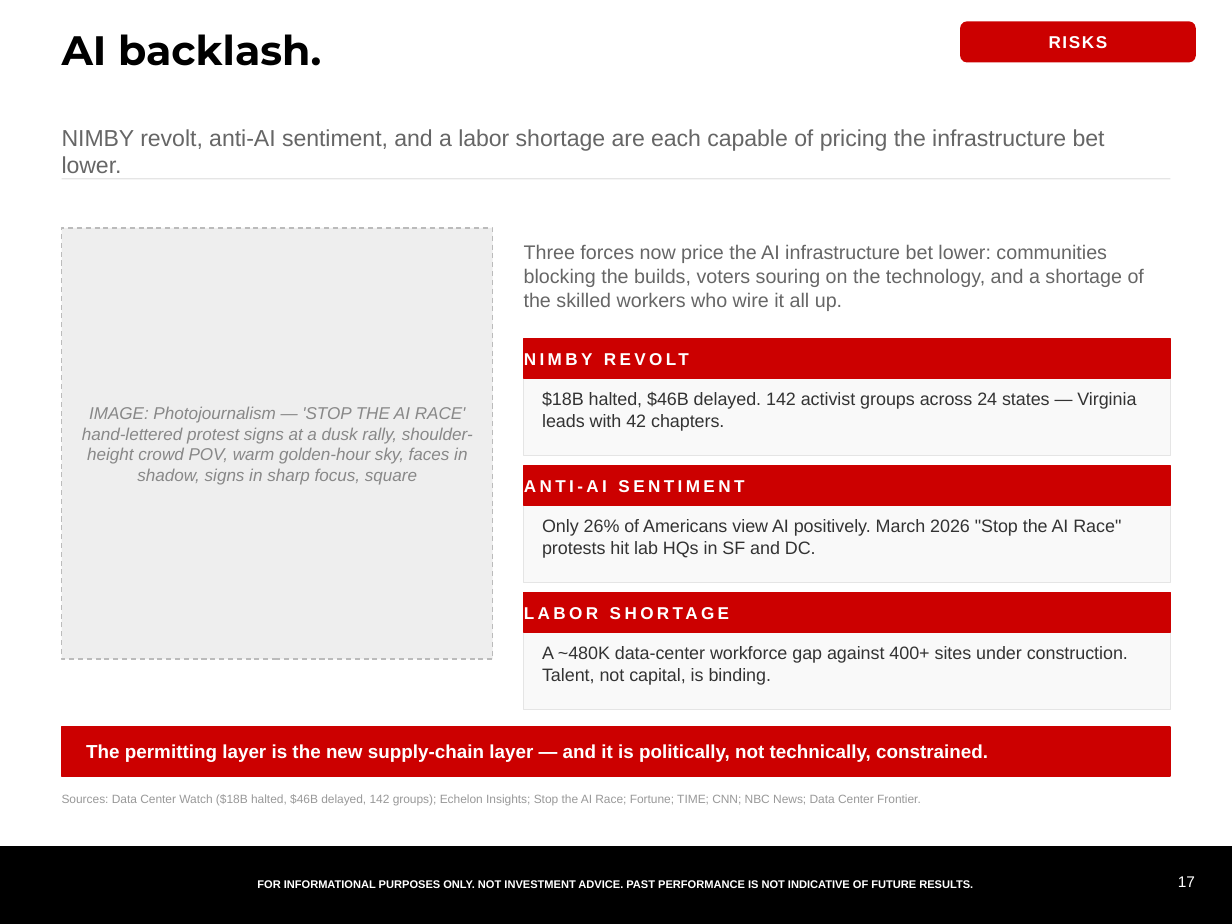
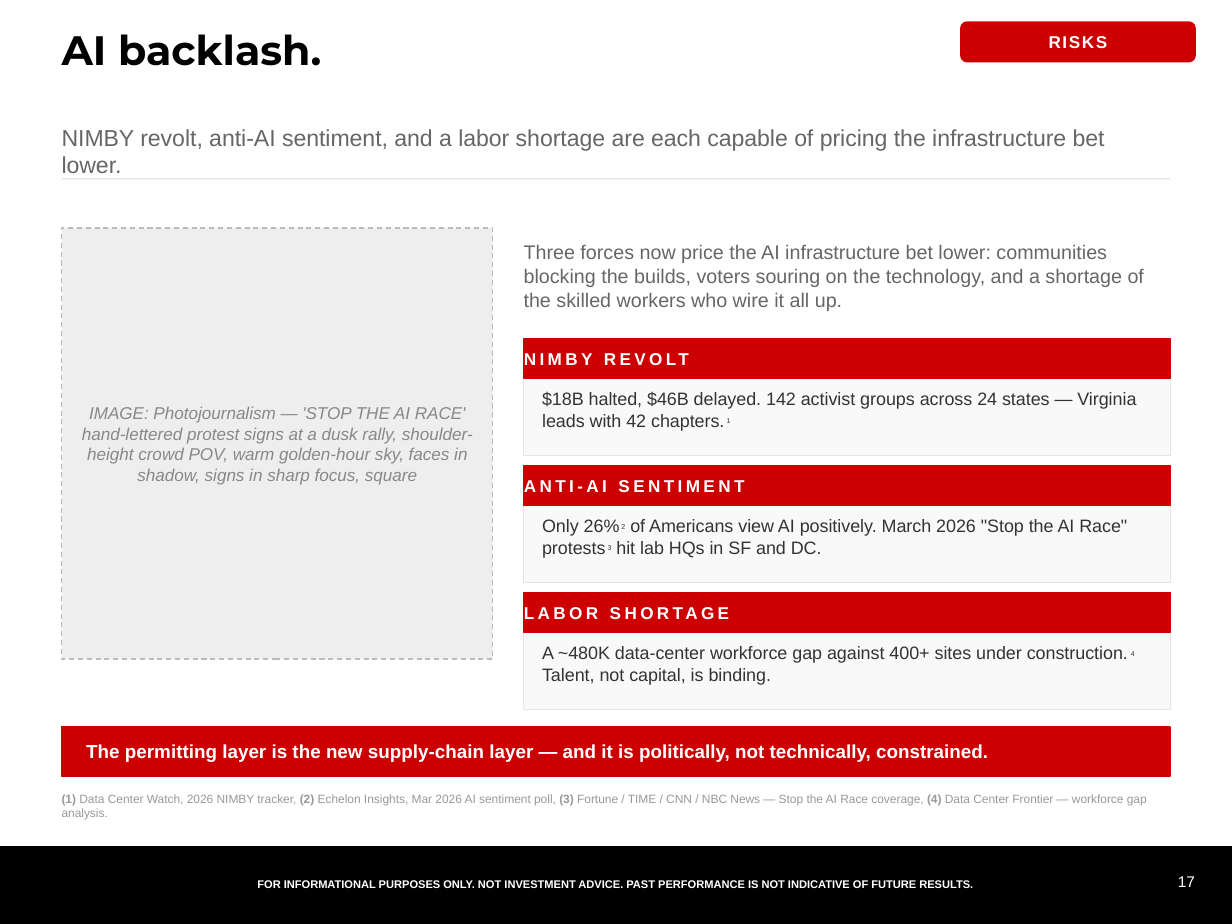
Before and after one commit to samuelcmcclellan-cell/ai-markets-deck, a slide deck: slide 17 of ai-markets-deck.pptx. Drawn at 1232x924 pixels with LibreOffice and Linux fonts; fonts in the diff are those of the drawing. Boxes give left, top, right and bottom in pixels: in the first picture for what was removed or moved away, otherwise in the second. Text is boxed around its words. In the diff, an @@ line names an element or a change of style, - is before the commit and + after.

```diff
--- a/ai-markets-deck.pptx
+++ b/ai-markets-deck.pptx
@@ text at [542, 392, 1136, 431]: text changed @@
-$18B halted, $46B delayed. 142 activist groups across 24 states — Virginia leads with 42 chapters.
+$18B halted, $46B delayed. 142 activist groups across 24 states — Virginia leads with 42 chapters. 1
@@ text at [542, 519, 1127, 558]: text changed @@
-Only 26% of Americans view AI positively. March 2026 "Stop the AI Race" protests hit lab HQs in SF and DC.
+Only 26% 2 of Americans view AI positively. March 2026 "Stop the AI Race" protests 3 hit lab HQs in SF and DC.
@@ text at [62, 794, 1147, 819]: text changed @@
-Sources: Data Center Watch ($18B halted, $46B delayed, 142 groups); Echelon Insights; Stop the AI Race; Fortune; TIME; CNN; NBC News; Data Center Frontier.
+(1) Data Center Watch, 2026 NIMBY tracker, (2) Echelon Insights, Mar 2026 AI sentiment poll, (3) Fortune / TIME / CNN / NBC News — Stop the AI Race coverage, (4) Data Center Frontier — workforce gap analysis.
```
Also in this commit, not shown: 5 other slides changed, 7 other files.
